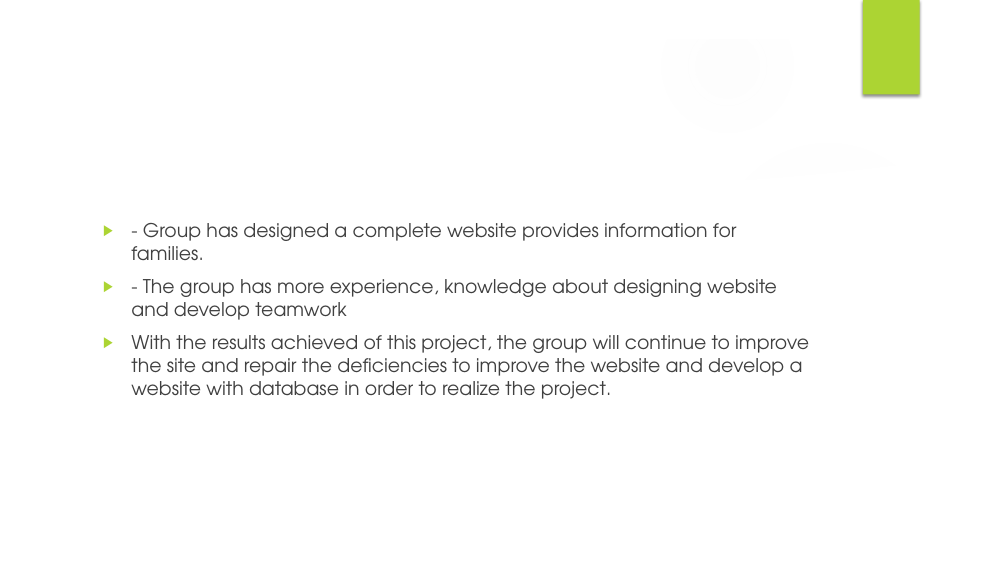
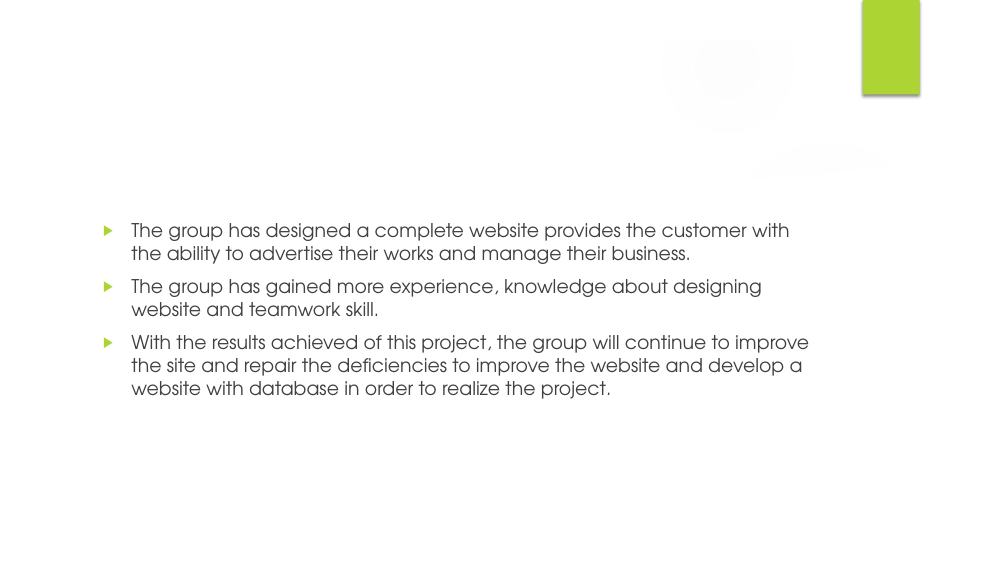
Before and after one commit to Nickytg/AlluringDecors, a slide deck: slide 7 of PROJECT ACCP SEM 3_new.pptx. Drawn at 1008x567 pixels with LibreOffice and Linux fonts; fonts in the diff are those of the drawing; background and template pictures are left out. Boxes give left, top, right and bottom in pixels: in the first picture for what was removed or moved away, otherwise in the second. Text is boxed around its words. In the diff, an @@ line names an element or a change of style, - is before the commit and + after.

```diff
--- a/PROJECT ACCP SEM 3_new.pptx
+++ b/PROJECT ACCP SEM 3_new.pptx
@@ text at (131, 223, 789, 317): text changed @@
-▶ - Group has designed a complete website provides information for families.
-▶ - The group has more experience, knowledge about designing website and develop teamwork
+▶ The group has designed a complete website provides the customer with the ability to advertise their works and manage their business.
+▶ The group has gained more experience, knowledge about designing website and teamwork skill.
```
Also in this commit, not shown: 3 other slides changed, 1 slide added, 1 slide removed, 1 other file.
